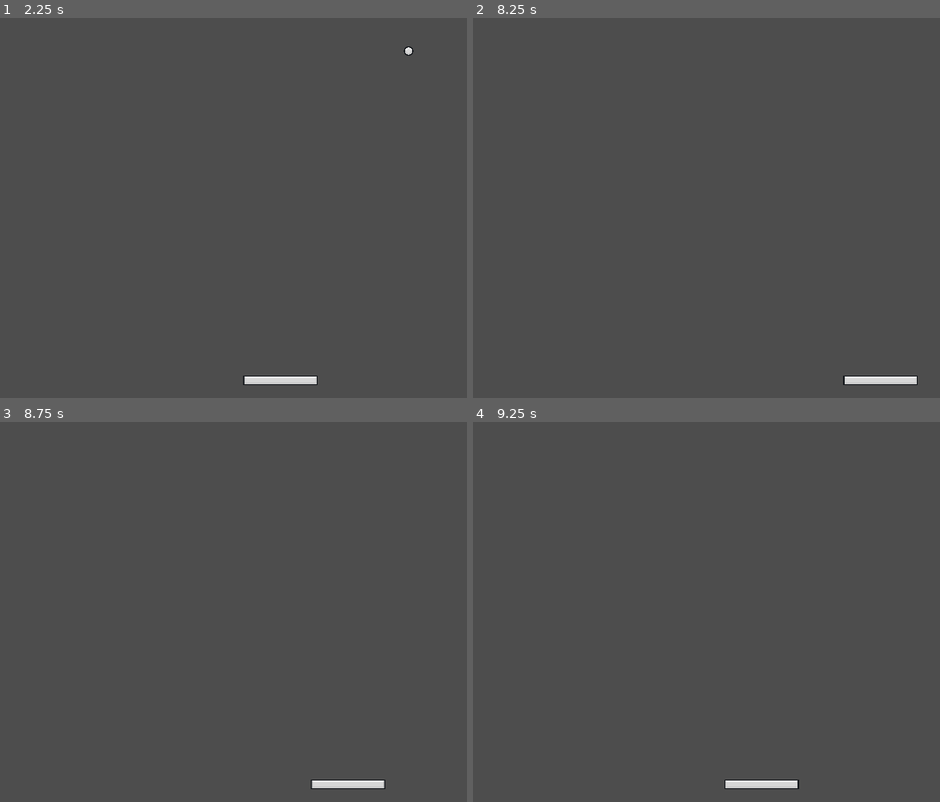
Above: before the commit, frames 1-4 (two rows, left to right).
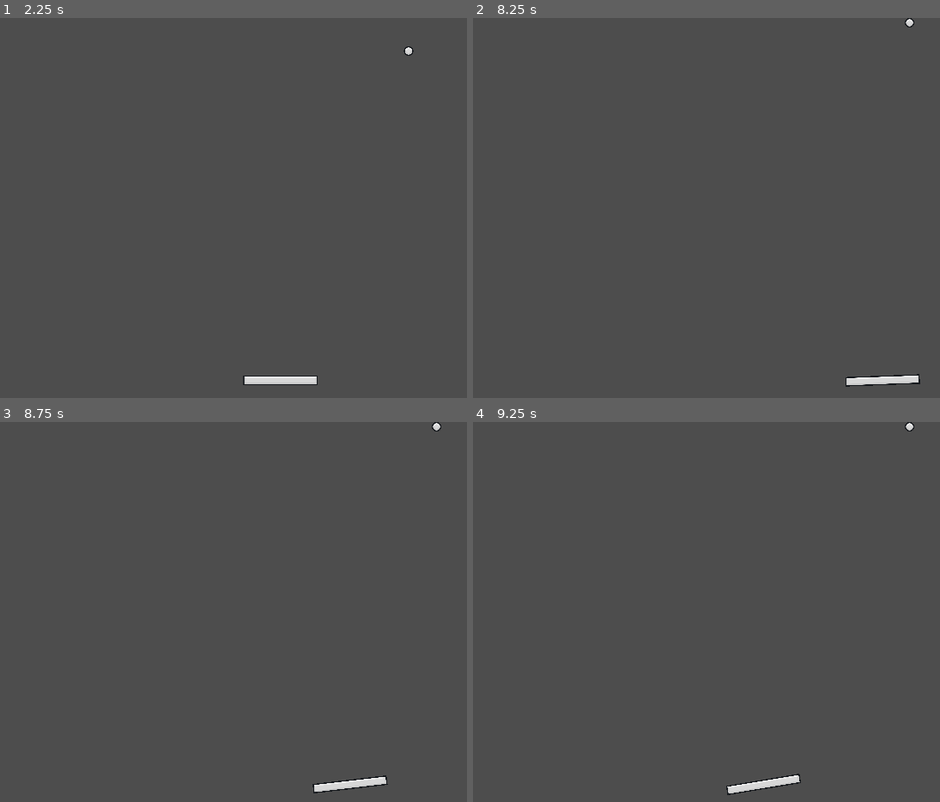
Above: after the commit, the same moments.

Repository: erenliving/brick-breaker-tutorial
Game: Godot game, scene res://scenes/main.tscn
Same seed, same stepped clock (60 frames per second), same inputs: the game is played once before the commit and once after it.
Inputs:
- Up to frame 1 (2.25 s): tap Enter at 0.5 s; hold D (right) 0.53-2.03 s; hold A (left) from 2.03 s (still down)
- Up to frame 2 (8.25 s): release A (left) at 4.28 s; hold D (right) 4.28-8.03 s; tap Space at 8 s; hold A (left) from 8.03 s (still down)
- Up to frame 3 (8.75 s): keep holding A (left)
- Up to frame 4 (9.25 s): keep holding A (left)

Frame 1 is identical in both runs. In frame 2, 0.2% of the frame differs, in the area x 79-96%, y 0-98%; in frame 3, 0.3%; in frame 4, 0.4%, in the area x 53-95%, y 0-99%.

Commit message:
Add walls

Diff:
--- a/scenes/main.tscn
+++ b/scenes/main.tscn
@@ -1,7 +1,8 @@
-[gd_scene load_steps=3 format=3 uid="uid://dv24bwtlwyts4"]
+[gd_scene load_steps=4 format=3 uid="uid://dv24bwtlwyts4"]
 
 [ext_resource type="PackedScene" uid="uid://b1mi8bxsu4mvk" path="res://scenes/paddle.tscn" id="1_by27v"]
 [ext_resource type="PackedScene" uid="uid://dkxayraj1wq6q" path="res://scenes/ball.tscn" id="2_75ffr"]
+[ext_resource type="PackedScene" uid="uid://tyexg5alm0yy" path="res://scenes/wall.tscn" id="3_nog7p"]
 
 [node name="Main" type="Node"]
 
@@ -13,3 +14,16 @@
 
 [node name="Ball" parent="." instance=ExtResource("2_75ffr")]
 position = Vector2(0, 215)
+
+[node name="Walls" type="Node" parent="."]
+
+[node name="UpperWall" parent="Walls" instance=ExtResource("3_nog7p")]
+position = Vector2(0, -334)
+
+[node name="LeftWall" parent="Walls" instance=ExtResource("3_nog7p")]
+position = Vector2(-586, 0)
+rotation = 1.5708
+
+[node name="RightWall" parent="Walls" instance=ExtResource("3_nog7p")]
+position = Vector2(586, 0)
+rotation = 1.5708
--- /dev/null
+++ b/scenes/wall.tscn
@@ -0,0 +1,10 @@
+[gd_scene load_steps=2 format=3 uid="uid://tyexg5alm0yy"]
+
+[sub_resource type="RectangleShape2D" id="RectangleShape2D_n1tjx"]
+size = Vector2(1164, 20)
+
+[node name="Wall" type="RigidBody2D"]
+freeze = true
+
+[node name="CollisionShape2D" type="CollisionShape2D" parent="."]
+shape = SubResource("RectangleShape2D_n1tjx")
